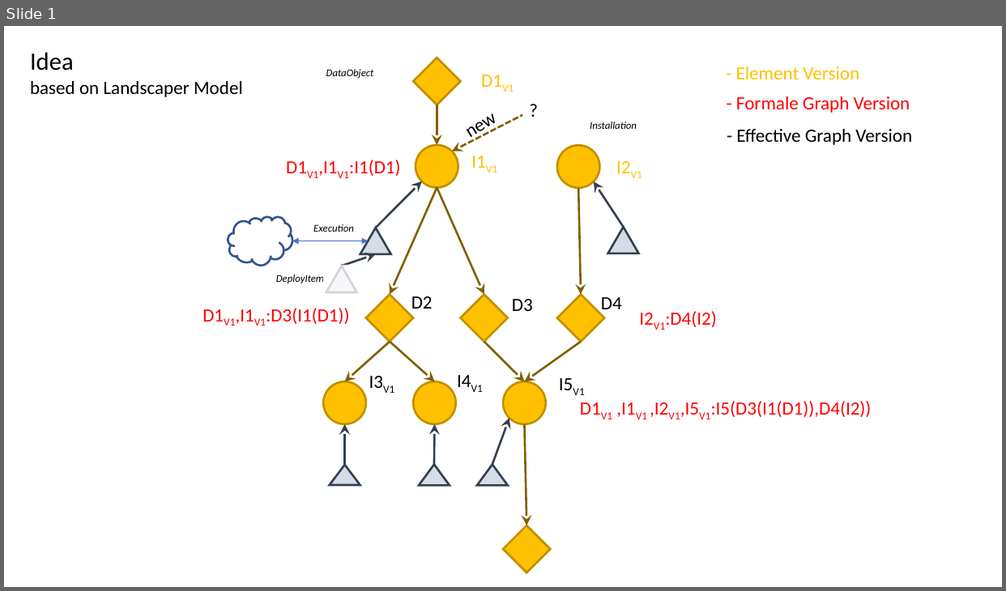
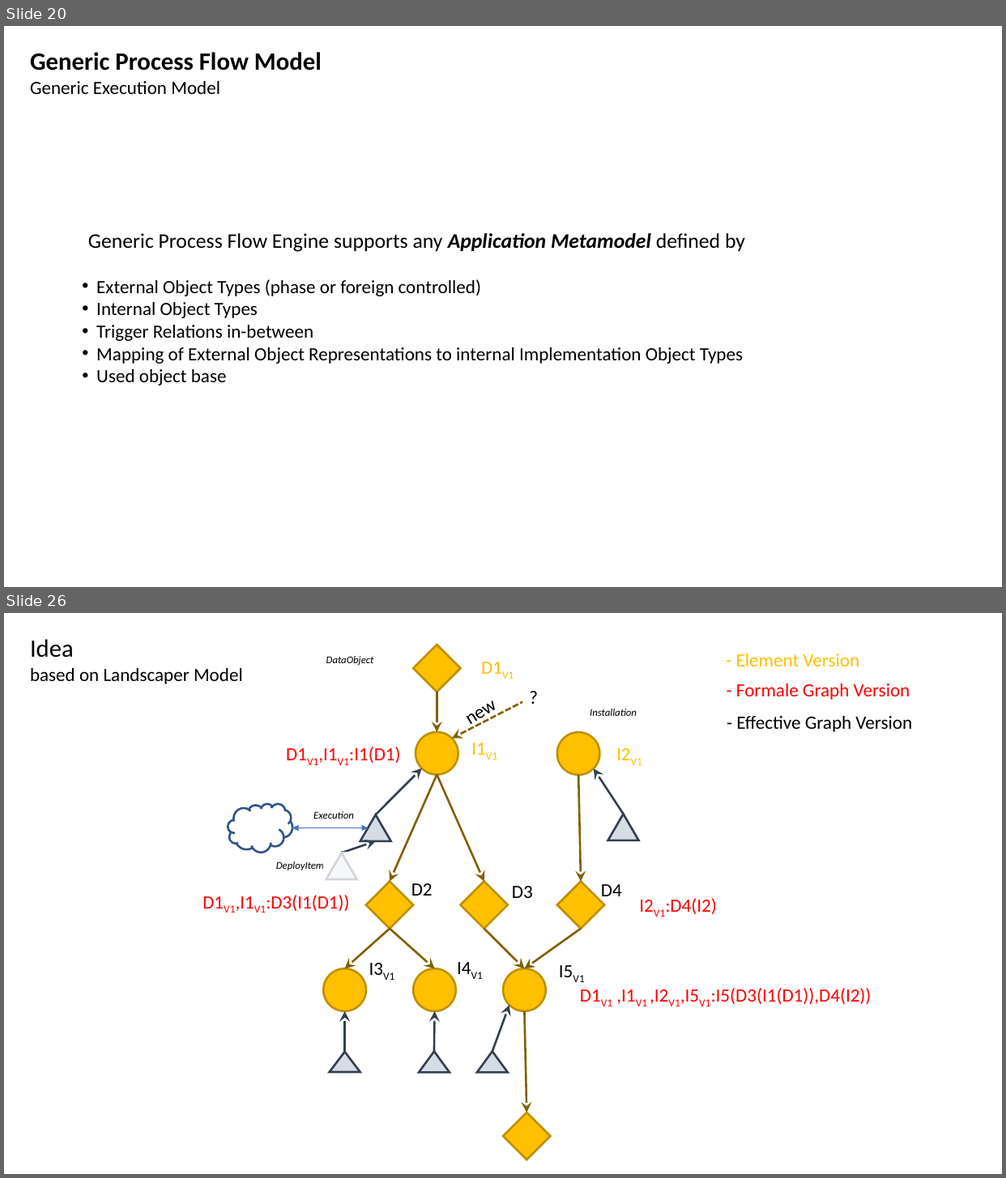
Before and after one commit to mandelsoft/engine, a slide deck: engine.pptx. Shown one above the other, each under a label of ours: slide 1 before the commit, slides 20 and 26 after it; the slides between them are not shown. The pictures are 1006x591 and 1006x1178 pixels, drawn with LibreOffice and Linux fonts; fonts in the diff are those of the drawing. Boxes give left, top, right and bottom in pixels: in the first picture for what was removed or moved away, otherwise in the second. Text is boxed around its words. In the diff, an @@ line names an element or a change of style, - is before the commit and + after.

```diff
--- a/engine.pptx
+++ b/engine.pptx
@@ slide 20 added at [4,26,1002,587], background #FFFFFF @@
@@ text added at [30,52,322,94], 24 pt, text #000000, bold @@
+Generic Process Flow Model
+Generic Execution Model
@@ text added at [88,233,745,386], 18 pt, text #000000 @@
+Generic Process Flow Engine supports any Application Metamodel defined by
+• External Object Types (phase or foreign controlled)
+• Internal Object Types
+• Trigger Relations in-between
+• Mapping of External Object Representations to internal Implementation Object Types
+• Used object base
@@ what was slide 1 is now slide 26 @@
```
Also in this commit, not shown: 3 slides changed, 24 other slides added, 5 other files.
